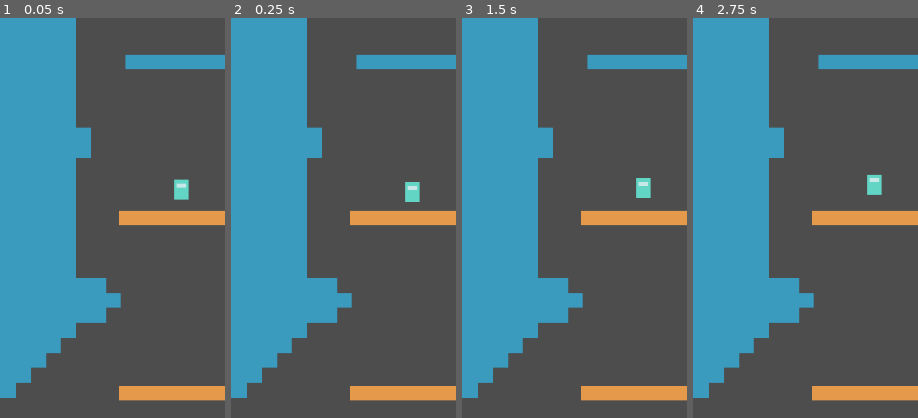
Above: before the commit, frames 1-4 (left to right).
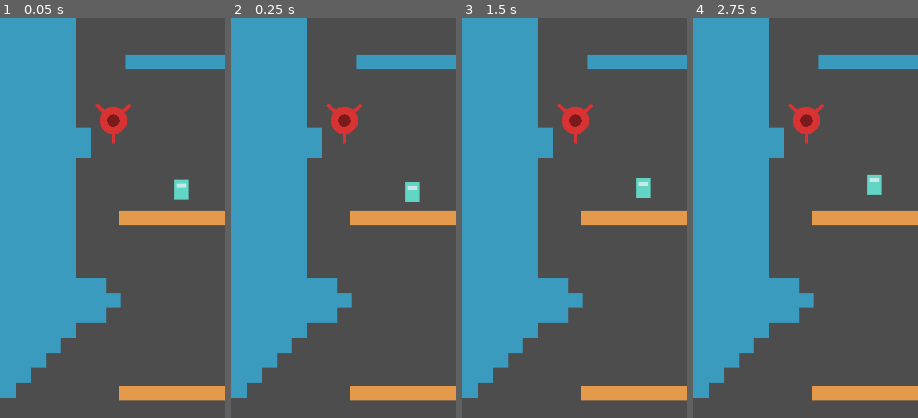
Above: after the commit, the same moments.

Repository: lucantarellis/escapa-del-tentaculo
Game: Godot game, scene res://scenes/levels/segments/alien/SegmentAlien04.tscn
Two runs of this game, one before a commit and one after it. Both use one fixed random seed, a clock stepped at 60 frames per second and the inputs below. This scene is started directly instead of the project's main scene.
Inputs:
- Up to frame 1 (0.05 s): no input
- Up to frame 2 (0.25 s): no input
- Up to frame 3 (1.5 s): hold D (move_right) 0.53-1.28 s; tap Shift (dash) at 0.6, 1.35 s; tap Space (jump) at 0.77 s; hold S (move_down) from 1.28 s (still down)
- Up to frame 4 (2.75 s): tap Space (jump) at 1.52 s; release S (move_down) at 2.03 s; hold D (move_right) from 2.03 s (still down); tap Shift (dash) at 2.1 s
The pictures show only the part of the screen within x 10-60%, y 0-50%; the shares and areas given below are measured in that part.

The runs differ from the first frame. In frame 1, 0.8% of the frame differs, in the area x 42-59%, y 21-32%; in frame 2, 0.8%; in frame 3, 0.8%; in frame 4, 0.8%.

Commit message:
ronda-a paso 5b: pared que escupe bilis y anticuerpos en el tier 3
Co-Authored-By: Claude Sonnet 5.5 <noreply@anthropic.com>
Claude-Session: https://claude.ai/code/session_015vn6m6iCVnbFeojbeWT8qG

Diff:
--- /dev/null
+++ b/scenes/hazards/Antibody.tscn
@@ -0,0 +1,7 @@
+[gd_scene format=3]
+
+[ext_resource type="Script" path="res://scripts/hazards/antibody.gd" id="1_anti"]
+
+[node name="Antibody" type="Node2D"]
+z_index = 5
+script = ExtResource("1_anti")
--- /dev/null
+++ b/scenes/hazards/BileWall.tscn
@@ -0,0 +1,7 @@
+[gd_scene format=3]
+
+[ext_resource type="Script" path="res://scripts/hazards/bile_wall.gd" id="1_bile"]
+
+[node name="BileWall" type="Node2D"]
+z_index = 5
+script = ExtResource("1_bile")
--- a/scenes/levels/segments/alien/SegmentAlien01.tscn
+++ b/scenes/levels/segments/alien/SegmentAlien01.tscn
@@ -4,6 +4,7 @@
 [ext_resource type="Script" uid="uid://babh65w3a025g" path="res://scripts/levels/level_segment.gd" id="seg"]
 [ext_resource type="PackedScene" path="res://scenes/pickups/FuelTank.tscn" id="tank"]
 [ext_resource type="PackedScene" path="res://scenes/levels/Walls.tscn" id="walls"]
+[ext_resource type="PackedScene" path="res://scenes/hazards/BileWall.tscn" id="bile"]
 
 [node name="SegmentAlien01" type="Node2D" unique_id=447552895]
 script = ExtResource("seg")
@@ -44,6 +45,11 @@
 position = Vector2(180, -600)
 size = Vector2(72, 12)
 
+[node name="BileWall1" parent="." instance=ExtResource("bile")]
+position = Vector2(48, -378)
+angle = 0.0
+initial_delay = 1.0
+
 [node name="FuelTank1" parent="." unique_id=1953443002 instance=ExtResource("tank")]
 position = Vector2(100, -174)
 
--- a/scenes/levels/segments/alien/SegmentAlien02.tscn
+++ b/scenes/levels/segments/alien/SegmentAlien02.tscn
@@ -4,6 +4,7 @@
 [ext_resource type="PackedScene" path="res://scenes/platforms/Platform.tscn" id="plat"]
 [ext_resource type="PackedScene" path="res://scenes/pickups/FuelTank.tscn" id="tank"]
 [ext_resource type="PackedScene" path="res://scenes/levels/Walls.tscn" id="walls"]
+[ext_resource type="PackedScene" path="res://scenes/hazards/Antibody.tscn" id="anti"]
 
 [node name="SegmentAlien02" type="Node2D"]
 script = ExtResource("seg")
@@ -43,6 +44,10 @@
 size = Vector2(110, 12)
 platform_type = 0
 
+[node name="Antibody1" parent="." instance=ExtResource("anti")]
+position = Vector2(167, -498)
+travel = Vector2(110, 0)
+
 [node name="FuelTank1" parent="." instance=ExtResource("tank")]
 position = Vector2(250, -184)
 
--- a/scenes/levels/segments/alien/SegmentAlien03.tscn
+++ b/scenes/levels/segments/alien/SegmentAlien03.tscn
@@ -4,6 +4,7 @@
 [ext_resource type="Script" uid="uid://babh65w3a025g" path="res://scripts/levels/level_segment.gd" id="seg"]
 [ext_resource type="PackedScene" path="res://scenes/pickups/FuelTank.tscn" id="tank"]
 [ext_resource type="PackedScene" path="res://scenes/levels/Walls.tscn" id="walls"]
+[ext_resource type="PackedScene" path="res://scenes/hazards/BileWall.tscn" id="bile"]
 
 [node name="SegmentAlien03" type="Node2D" unique_id=568838131]
 script = ExtResource("seg")
@@ -38,6 +39,11 @@
 position = Vector2(180, -605)
 size = Vector2(72, 12)
 
+[node name="BileWall1" parent="." instance=ExtResource("bile")]
+position = Vector2(336, -342)
+angle = 180.0
+initial_delay = 1.0
+
 [node name="FuelTank1" parent="." unique_id=1547117710 instance=ExtResource("tank")]
 position = Vector2(250, -534)
 
--- a/scenes/levels/segments/alien/SegmentAlien04.tscn
+++ b/scenes/levels/segments/alien/SegmentAlien04.tscn
@@ -4,6 +4,7 @@
 [ext_resource type="Script" uid="uid://babh65w3a025g" path="res://scripts/levels/level_segment.gd" id="seg"]
 [ext_resource type="PackedScene" path="res://scenes/pickups/FuelTank.tscn" id="tank"]
 [ext_resource type="PackedScene" path="res://scenes/levels/Walls.tscn" id="walls"]
+[ext_resource type="PackedScene" path="res://scenes/hazards/Antibody.tscn" id="anti"]
 
 [node name="SegmentAlien04" type="Node2D" unique_id=691852348]
 script = ExtResource("seg")
@@ -43,6 +44,10 @@
 position = Vector2(180, -605)
 size = Vector2(90, 12)
 
+[node name="Antibody1" parent="." instance=ExtResource("anti")]
+position = Vector2(126, -558)
+travel = Vector2(108, 0)
+
 [node name="FuelTank1" parent="." unique_id=407471630 instance=ExtResource("tank")]
 position = Vector2(180, -224)
 
--- a/scenes/levels/segments/alien/SegmentAlien05.tscn
+++ b/scenes/levels/segments/alien/SegmentAlien05.tscn
@@ -4,6 +4,7 @@
 [ext_resource type="PackedScene" path="res://scenes/platforms/Platform.tscn" id="plat"]
 [ext_resource type="PackedScene" path="res://scenes/pickups/FuelTank.tscn" id="tank"]
 [ext_resource type="PackedScene" path="res://scenes/levels/Walls.tscn" id="walls"]
+[ext_resource type="PackedScene" path="res://scenes/hazards/Antibody.tscn" id="anti"]
 
 [node name="SegmentAlien05" type="Node2D"]
 script = ExtResource("seg")
@@ -41,6 +42,10 @@
 size = Vector2(110, 12)
 platform_type = 0
 
+[node name="Antibody1" parent="." instance=ExtResource("anti")]
+position = Vector2(137, -426)
+travel = Vector2(110, 0)
+
 [node name="FuelTank1" parent="." instance=ExtResource("tank")]
 position = Vector2(120, -284)
 
--- a/scenes/levels/segments/alien/SegmentAlien07.tscn
+++ b/scenes/levels/segments/alien/SegmentAlien07.tscn
@@ -4,6 +4,7 @@
 [ext_resource type="Script" uid="uid://babh65w3a025g" path="res://scripts/levels/level_segment.gd" id="seg"]
 [ext_resource type="PackedScene" path="res://scenes/pickups/FuelTank.tscn" id="tank"]
 [ext_resource type="PackedScene" path="res://scenes/levels/Walls.tscn" id="walls"]
+[ext_resource type="PackedScene" path="res://scenes/hazards/BileWall.tscn" id="bile"]
 
 [node name="SegmentAlien07" type="Node2D" unique_id=534044951]
 script = ExtResource("seg")
@@ -36,6 +37,11 @@
 [node name="Goal" parent="." unique_id=537389171 instance=ExtResource("plat")]
 position = Vector2(180, -605)
 
+[node name="BileWall1" parent="." instance=ExtResource("bile")]
+position = Vector2(324, -222)
+angle = 180.0
+initial_delay = 1.0
+
 [node name="FuelTank1" parent="." unique_id=2044953729 instance=ExtResource("tank")]
 position = Vector2(70, -304)
 
--- a/scenes/levels/segments/alien/SegmentAlien08.tscn
+++ b/scenes/levels/segments/alien/SegmentAlien08.tscn
@@ -4,6 +4,7 @@
 [ext_resource type="PackedScene" path="res://scenes/platforms/Platform.tscn" id="plat"]
 [ext_resource type="PackedScene" path="res://scenes/pickups/FuelTank.tscn" id="tank"]
 [ext_resource type="PackedScene" path="res://scenes/levels/Walls.tscn" id="walls"]
+[ext_resource type="PackedScene" path="res://scenes/hazards/BileWall.tscn" id="bile"]
 
 [node name="SegmentAlien08" type="Node2D"]
 script = ExtResource("seg")
@@ -46,6 +47,11 @@
 size = Vector2(110, 12)
 platform_type = 0
 
+[node name="BileWall1" parent="." instance=ExtResource("bile")]
+position = Vector2(48, -558)
+angle = 0.0
+initial_delay = 1.0
+
 [node name="FuelTank1" parent="." instance=ExtResource("tank")]
 position = Vector2(250, -184)
 
--- a/scenes/levels/segments/alien/SegmentAlien09.tscn
+++ b/scenes/levels/segments/alien/SegmentAlien09.tscn
@@ -4,6 +4,7 @@
 [ext_resource type="Script" uid="uid://babh65w3a025g" path="res://scripts/levels/level_segment.gd" id="seg"]
 [ext_resource type="PackedScene" path="res://scenes/pickups/FuelTank.tscn" id="tank"]
 [ext_resource type="PackedScene" path="res://scenes/levels/Walls.tscn" id="walls"]
+[ext_resource type="PackedScene" path="res://scenes/hazards/BileWall.tscn" id="bile"]
 
 [node name="SegmentAlien09" type="Node2D" unique_id=1316139003]
 script = ExtResource("seg")
@@ -39,6 +40,11 @@
 [node name="Goal" parent="." unique_id=278482164 instance=ExtResource("plat")]
 position = Vector2(180, -605)
 
+[node name="BileWall1" parent="." instance=ExtResource("bile")]
+position = Vector2(12, -438)
+angle = 0.0
+initial_delay = 1.0
+
 [node name="FuelTank1" parent="." unique_id=739404534 instance=ExtResource("tank")]
 position = Vector2(290, -314)
 
--- a/scenes/levels/segments/alien/SegmentAlien10.tscn
+++ b/scenes/levels/segments/alien/SegmentAlien10.tscn
@@ -4,6 +4,7 @@
 [ext_resource type="PackedScene" path="res://scenes/platforms/Platform.tscn" id="plat"]
 [ext_resource type="PackedScene" path="res://scenes/pickups/FuelTank.tscn" id="tank"]
 [ext_resource type="PackedScene" path="res://scenes/levels/Walls.tscn" id="walls"]
+[ext_resource type="PackedScene" path="res://scenes/hazards/Antibody.tscn" id="anti"]
 
 [node name="SegmentAlien10" type="Node2D"]
 script = ExtResource("seg")
@@ -46,6 +47,10 @@
 size = Vector2(110, 12)
 platform_type = 0
 
+[node name="Antibody1" parent="." instance=ExtResource("anti")]
+position = Vector2(125, -366)
+travel = Vector2(110, 0)
+
 [node name="FuelTank1" parent="." instance=ExtResource("tank")]
 position = Vector2(90, -184)
 
--- /dev/null
+++ b/scripts/hazards/antibody.gd
@@ -0,0 +1,146 @@
+@tool
+class_name Antibody
+extends Node2D
+## Anticuerpo del tier 3: una defensa del cuerpo que patrulla un tramo recto del túnel (del origen
+## del nodo a origen + `travel`). Si el jugador pasa a menos de `detect_radius` px, **se lanza** a
+## `chase_speed` hacia el punto de su tramo más cercano al jugador durante `chase_time` s (nunca sale
+## del tramo, así no atraviesa paredes); después se agota y descansa `recover_time` s sin detectar.
+## Tocarlo mata. Solo actúa con el nodo a la vista. Placeholders con polígonos. Ver
+## `docs/mecanicas/amenazas-alien.md`.
+
+## Rojo letal de la paleta. Solo visual.
+const BODY_COLOR: Color = Color("D83232")
+## Color del cuerpo al lanzarse. Solo visual.
+const ALERT_COLOR: Color = Color("FF6B5A")
+## Radio aproximado del cuerpo del jugador. Unidad: px.
+const PLAYER_RADIUS: float = 9.0
+
+enum State { PATROL, CHASE, RECOVER }
+
+@export_group("Recorrido")
+## Vector del recorrido de patrulla, desde la posición del nodo. Unidad: px.
+@export var travel: Vector2 = Vector2(100.0, 0.0):
+	set(value):
+		travel = value
+		queue_redraw()
+## Velocidad de patrulla. Unidad: px/s.
+@export var patrol_speed: float = 40.0
+## Velocidad al lanzarse. Unidad: px/s.
+@export var chase_speed: float = 120.0
+
+@export_group("Detección")
+## Distancia a la que detecta al jugador. Unidad: px.
+@export var detect_radius: float = 140.0
+## Duración de la embestida. Unidad: s.
+@export var chase_time: float = 1.8
+## Descanso tras la embestida, sin detectar. Unidad: s.
+@export var recover_time: float = 1.5
+
+@export_group("Forma")
+## Radio del cuerpo. Unidad: px.
+@export var body_radius: float = 11.0
+
+@export_group("Muerte")
+## Causa que se pasa a [method Player.die].
+@export var cause: StringName = &"antibody"
+
+var _state: State = State.PATROL
+var _t: float = 0.0
+var _u: float = 0.0
+var _dir_sign: float = 1.0
+var _clock: float = 0.0
+
+
+func _ready() -> void:
+	queue_redraw()
+
+
+func _physics_process(delta: float) -> void:
+	if Engine.is_editor_hint():
+		return
+	if not _in_view():
+		reset()
+		return
+	_clock += delta
+	var length: float = maxf(travel.length(), 1.0)
+	var player: Player = _player()
+	match _state:
+		State.PATROL:
+			_u += _dir_sign * patrol_speed * delta / length
+			if _u >= 1.0 or _u <= 0.0:
+				_u = clampf(_u, 0.0, 1.0)
+				_dir_sign = -_dir_sign
+			if player != null and global_position.distance_to(player.global_position) <= detect_radius + length * 0.5 and _body_pos().distance_to(player.global_position) <= detect_radius:
+				_state = State.CHASE
+				_t = 0.0
+		State.CHASE:
+			_t += delta
+			if player != null:
+				var target: float = _project(player.global_position)
+				_u = move_toward(_u, target, chase_speed * delta / length)
+			if _t >= chase_time:
+				_state = State.RECOVER
+				_t = 0.0
+		State.RECOVER:
+			_t += delta
+			_u += _dir_sign * patrol_speed * delta / length
+			if _u >= 1.0 or _u <= 0.0:
+				_u = clampf(_u, 0.0, 1.0)
+				_dir_sign = -_dir_sign
+			if _t >= recover_time:
+				_state = State.PATROL
+	if player != null and player.is_alive() and _body_pos().distance_to(player.global_position) <= body_radius + PLAYER_RADIUS:
+		player.die(cause)
+	queue_redraw()
+
+
+## Vuelve al inicio del tramo, en patrulla (al reiniciar la partida).
+func reset() -> void:
+	_state = State.PATROL
+	_t = 0.0
+	_u = 0.0
+	_dir_sign = 1.0
+
+
+func _body_pos() -> Vector2:
+	return global_position + travel * _u
+
+
+# Posición (0–1) del punto del tramo más cercano al punto global [param p].
+func _project(p: Vector2) -> float:
+	var len_sq: float = travel.length_squared()
+	if len_sq <= 0.0:
+		return 0.0
+	return clampf((p - global_position).dot(travel) / len_sq, 0.0, 1.0)
+
+
+func _player() -> Player:
+	for node: Node in get_tree().get_nodes_in_group(&"player"):
+		return node as Player
+	return null
+
+
+func _in_view() -> bool:
+	var camera: ScrollCamera = get_viewport().get_camera_2d() as ScrollCamera
+	if camera == null:
+		return false
+	return camera.get_visible_rect().grow(40.0).has_point(global_position)
+
+
+func _draw() -> void:
+	if Engine.is_editor_hint():
+		draw_line(Vector2.ZERO, travel, Color(1, 1, 1, 0.4), 1.0)
+	var at: Vector2 = travel * _u
+	var alert: bool = _state == State.CHASE
+	var tired: bool = _state == State.RECOVER
+	var col: Color = ALERT_COLOR if alert else BODY_COLOR
+	if tired:
+		col = Color(BODY_COLOR, 0.7)
+	var wob: float = sin(_clock * (14.0 if alert else 5.0))
+	var r: float = body_radius * (1.0 + 0.08 * wob)
+	# Brazos en Y.
+	for a: float in [-2.4, -0.74, 1.57]:
+		var d: Vector2 = Vector2.RIGHT.rotated(a + 0.15 * wob)
+		draw_line(at + d * r * 0.6, at + d * r * 1.7, col, 3.0)
+	draw_circle(at, r, col)
+	draw_circle(at, r * 0.45, Color("FFB199") if alert else Color("7A1A1A"))
--- /dev/null
+++ b/scripts/hazards/bile_wall.gd
@@ -0,0 +1,153 @@
+@tool
+class_name BileWall
+extends Node2D
+## Pared que escupe bilis (tier 3): un orificio en la pared del túnel. Cada `interval` s se
+## **hincha** `warning_time` s (aviso: bulto que crece y parpadea, más una línea tenue hacia donde
+## va a escupir) y lanza un proyectil de bilis lento y en línea recta. El proyectil mata al
+## jugador que toque y se disuelve al chocar con una pared (o al pasar `max_range`). Solo actúa
+## con el orificio dentro de la vista. Colocarlo en la cara de la pared, mirando hacia el túnel.
+## Placeholders con polígonos. Ver `docs/mecanicas/amenazas-alien.md`.
+
+## Rojo letal de la paleta. Solo visual.
+const BILE_COLOR: Color = Color("D83232")
+## Núcleo claro del proyectil y del aviso. Solo visual.
+const CORE_COLOR: Color = Color("FFB199")
+## Color de la carne del orificio. Solo visual.
+const FLESH_COLOR: Color = Color("3A1220")
+## Radio aproximado del cuerpo del jugador. Unidad: px.
+const PLAYER_RADIUS: float = 9.0
+
+@export_group("Disparo")
+## Dirección del escupitajo (0 = derecha, 90 = abajo, 180 = izquierda). Unidad: °.
+@export var angle: float = 0.0:
+	set(value):
+		angle = value
+		queue_redraw()
+## Velocidad del proyectil. Unidad: px/s.
+@export var projectile_speed: float = 150.0
+## Diámetro del proyectil. Unidad: px.
+@export var bile_size: float = 14.0
+## Distancia máxima que recorre el proyectil. Unidad: px.
+@export var max_range: float = 420.0
+
+@export_group("Tiempos")
+## Tiempo entre escupitajos (desde el final del anterior aviso). Unidad: s.
+@export var interval: float = 3.0
+## Duración del aviso previo (el orificio se hincha). Unidad: s.
+@export var warning_time: float = 0.7
+## Espera antes del primer escupitajo, para desfasar varios. Unidad: s.
+@export var initial_delay: float = 1.0
+
+@export_group("Muerte")
+## Causa que se pasa a [method Player.die].
+@export var cause: StringName = &"bile"
+
+var _wait: float = 0.0
+var _warn: float = -1.0
+var _recoil: float = 0.0
+# Cada proyectil: {"pos": Vector2 global, "dir": Vector2, "dist": float}
+var _shots: Array[Dictionary] = []
+
+
+func _ready() -> void:
+	_wait = initial_delay
+	queue_redraw()
+
+
+func _physics_process(delta: float) -> void:
+	if Engine.is_editor_hint():
+		return
+	_move_shots(delta)
+	if not _in_view():
+		_warn = -1.0
+		_wait = initial_delay
+		queue_redraw()
+		return
+	if _recoil > 0.0:
+		_recoil = maxf(_recoil - delta, 0.0)
+	if _warn >= 0.0:
+		_warn += delta
+		if _warn >= warning_time:
+			_spit()
+			_warn = -1.0
+			_wait = interval
+	else:
+		_wait -= delta
+		if _wait <= 0.0:
+			_warn = 0.0
+	queue_redraw()
+
+
+## Borra los proyectiles y vuelve a esperar (al reiniciar la partida).
+func reset() -> void:
+	_shots.clear()
+	_warn = -1.0
+	_wait = initial_delay
+	queue_redraw()
+
+
+func _dir() -> Vector2:
+	return Vector2.RIGHT.rotated(deg_to_rad(angle))
+
+
+func _spit() -> void:
+	_recoil = 0.25
+	_shots.append({"pos": global_position + _dir() * 8.0, "dir": _dir(), "dist": 0.0})
+
+
+func _in_view() -> bool:
+	var camera: ScrollCamera = get_viewport().get_camera_2d() as ScrollCamera
+	if camera == null:
+		return false
+	return camera.get_visible_rect().grow(40.0).has_point(global_position)
+
+
+func _move_shots(delta: float) -> void:
+	var space: PhysicsDirectSpaceState2D = get_world_2d().direct_space_state
+	var player: Player = null
+	for node: Node in get_tree().get_nodes_in_group(&"player"):
+		player = node as Player
+	var i: int = _shots.size() - 1
+	while i >= 0:
+		var shot: Dictionary = _shots[i]
+		var from: Vector2 = shot["pos"]
+		var step: float = projectile_speed * delta
+		var to: Vector2 = from + (shot["dir"] as Vector2) * step
+		var query: PhysicsRayQueryParameters2D = PhysicsRayQueryParameters2D.create(from, to, 1)
+		var hit: Dictionary = space.intersect_ray(query)
+		shot["dist"] = float(shot["dist"]) + step
+		shot["pos"] = to
+		var dead: bool = not hit.is_empty() or float(shot["dist"]) >= max_range
+		if player != null and player.is_alive():
+			if to.distance_to(player.global_position) <= bile_size * 0.5 + PLAYER_RADIUS:
+				player.die(cause)
+				dead = true
+		if dead:
+			_shots.remove_at(i)
+		i -= 1
+
+
+func _draw() -> void:
+	var dir: Vector2 = _dir()
+	# Orificio: carne oscura con el borde rojo apagado.
+	draw_circle(Vector2.ZERO, 7.0, FLESH_COLOR)
+	draw_arc(Vector2.ZERO, 7.0, 0.0, TAU, 20, Color(BILE_COLOR, 0.55), 2.0)
+	if Engine.is_editor_hint():
+		draw_line(Vector2.ZERO, dir * 60.0, Color(1, 1, 1, 0.4), 1.0)
+		return
+	if _warn >= 0.0:
+		var k: float = _warn / maxf(warning_time, 0.001)
+		var blink: float = 0.55 + 0.45 * sin(_warn * 30.0)
+		var r: float = lerpf(7.0, 15.0, k)
+		draw_circle(dir * 3.0, r, Color(BILE_COLOR, 0.45 + 0.4 * k))
+		draw_circle(dir * 3.0, r * 0.5, Color(CORE_COLOR, blink * k))
+		# Línea tenue con la dirección del escupitajo.
+		draw_dashed_line(dir * 14.0, dir * 110.0, Color(BILE_COLOR, 0.35 * k), 2.0, 6.0)
+	elif _recoil > 0.0:
+		draw_circle(dir * 2.0, 6.0 + 6.0 * (_recoil / 0.25), Color(BILE_COLOR, 0.6))
+	for shot: Dictionary in _shots:
+		var at: Vector2 = to_local(shot["pos"])
+		var back: Vector2 = -(shot["dir"] as Vector2)
+		draw_line(at, at + back * 16.0, Color(BILE_COLOR, 0.5), bile_size * 0.6)
+		draw_circle(at, bile_size * 0.5, BILE_COLOR)
+		draw_circle(at, bile_size * 0.25, CORE_COLOR)
--- a/scripts/levels/level_controller.gd
+++ b/scripts/levels/level_controller.gd
@@ -32,6 +32,8 @@
 	&"comet": "GOLPEADO — pulsá R para reiniciar",
 	&"debris_field": "GOLPEADO — pulsá R para reiniciar",
 	&"laser": "GOLPEADO — pulsá R para reiniciar",
+	&"bile": "GOLPEADO — pulsá R para reiniciar",
+	&"antibody": "GOLPEADO — pulsá R para reiniciar",
 }
 ## Texto para una causa de muerte desconocida. Solo visual.
 const DEFAULT_DEATH_TEXT: String = "PERDISTE — pulsá R para reiniciar"
Not shown, added: scripts/hazards/antibody.gd.uid
Not shown, added: scripts/hazards/bile_wall.gd.uid
Not shown, added: docs/mecanicas/amenazas-alien.md
Not shown, changed: docs/mecanicas/tier-alien.md
